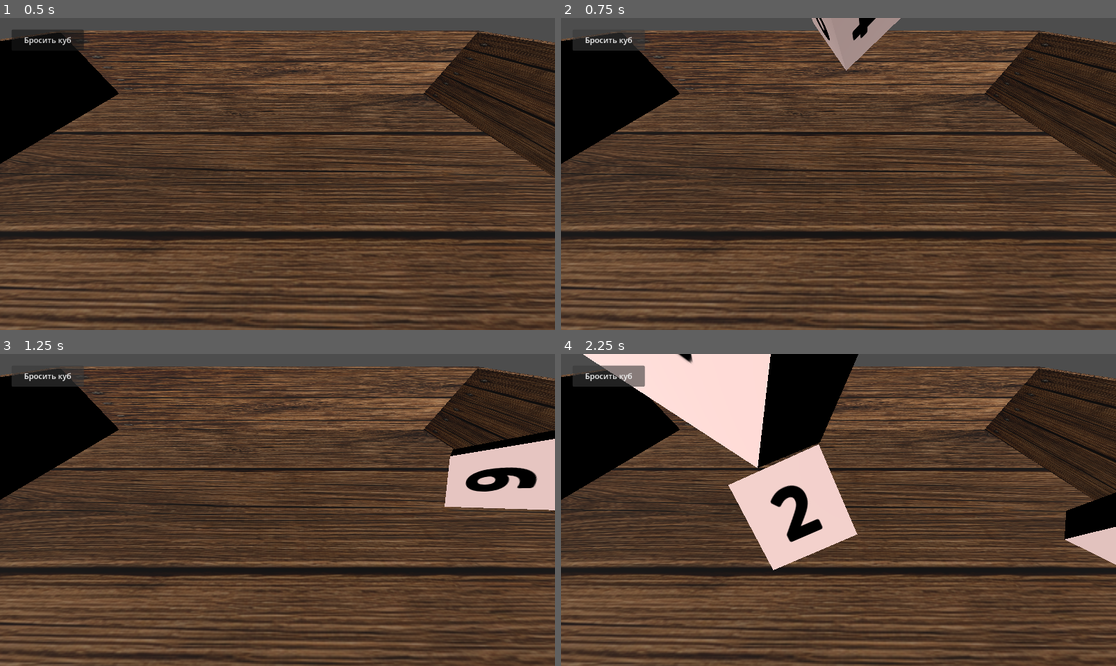
Above: before the commit, frames 1-4 (two rows, left to right).
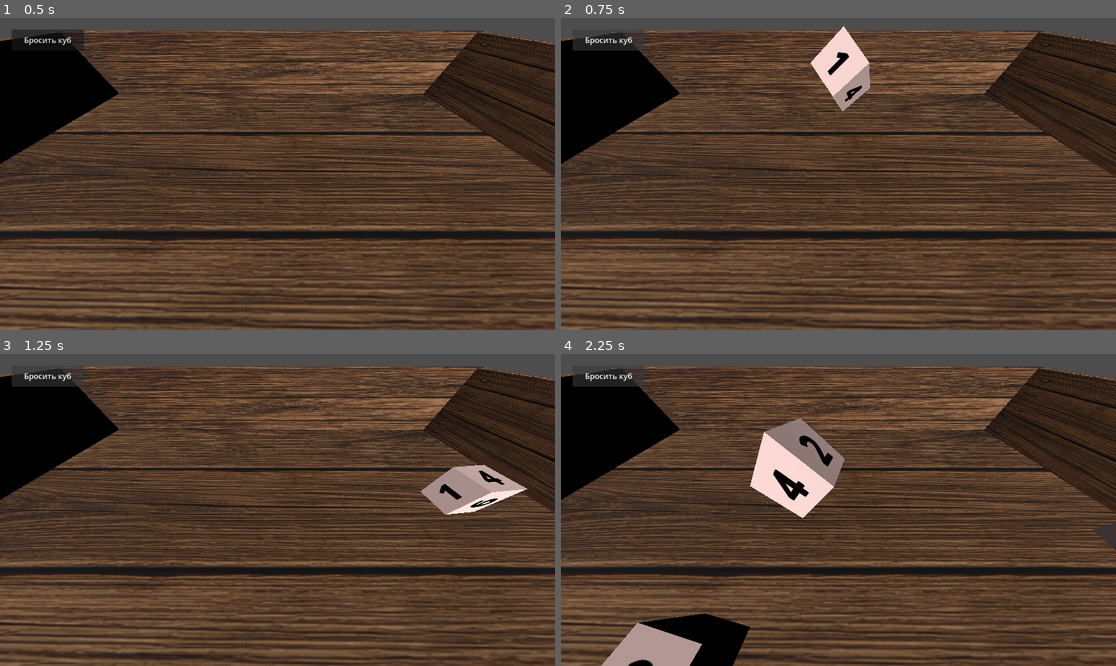
Above: after the commit, the same moments.

Repository: olegbogai-web/dicegame
Game: Godot game, scene res://ui/scenes/board.tscn
The game is run twice, just before and just after one commit, with the same random seed, the same clock (stepped at 60 frames per second) and the same inputs.
Inputs:
- Up to frame 1 (0.5 s): no input
- Up to frame 2 (0.75 s): click "Бросить куб" at 0.5 s
- Up to frame 3 (1.25 s): no input
- Up to frame 4 (2.25 s): click "Бросить куб" at 1.25 s; click "Бросить куб" at 2 s

Frame 1 is identical in both runs. In frame 2, 2.6% of the frame differs, in the area x 44-62%, y 0-31%; in frame 3, 4.6%; in frame 4, 20%, in the area x 4-100%, y 0-100%.

Commit message:
Tune dice throw feel and size

Diff:
--- a/content/resources/base_cube.tres
+++ b/content/resources/base_cube.tres
@@ -30,5 +30,5 @@
 script = ExtResource("1_j8m3r")
 dice_name = "base_cube"
 base_color = Color(0.99495333, 0.854602, 0.83693045, 1)
-size_multiplier = Vector3(3, 3, 3)
+size_multiplier = Vector3(2.1, 2.1, 2.1)
 faces = Array[ExtResource("2_4c0xn")]([SubResource("Resource_1"), SubResource("Resource_2"), SubResource("Resource_3"), SubResource("Resource_4"), SubResource("Resource_5"), SubResource("Resource_6")])
--- a/content/resources/base_cube.tscn
+++ b/content/resources/base_cube.tscn
@@ -1,8 +1,15 @@
-[gd_scene load_steps=3 format=3 uid="uid://boqsu0xoab2wo"]
+[gd_scene load_steps=4 format=3 uid="uid://boqsu0xoab2wo"]
 
 [ext_resource type="Script" path="res://content/dice/dice.gd" id="1_6ukd8"]
 [ext_resource type="Resource" path="res://content/resources/base_cube.tres" id="2_6r77e"]
 
+[sub_resource type="PhysicsMaterial" id="PhysicsMaterial_low_friction"]
+friction = 0.08
+bounce = 0.12
+
 [node name="base_cube" type="RigidBody3D" unique_id=548484381]
+linear_damp = 0.04
+angular_damp = 0.03
+physics_material_override = SubResource("PhysicsMaterial_low_friction")
 script = ExtResource("1_6ukd8")
 definition = ExtResource("2_6r77e")
--- a/ui/scripts/board_controller.gd
+++ b/ui/scripts/board_controller.gd
@@ -10,8 +10,8 @@
 
 @export_category("Spawn Bounds")
 @export var spawn_bounds_margin: Vector2 = Vector2(0.15, 0.15)
-@export var base_spawn_height: float = 1.2
-@export var spawn_height_variation: float = 0.35
+@export var base_spawn_height: float = 0.7
+@export var spawn_height_variation: float = 0.18
 @export var spawn_spacing: float = 0.05
 @export_range(1, 100, 1) var max_spawn_attempts: int = 24
 @export var fallback_height_step: float = 0.3
